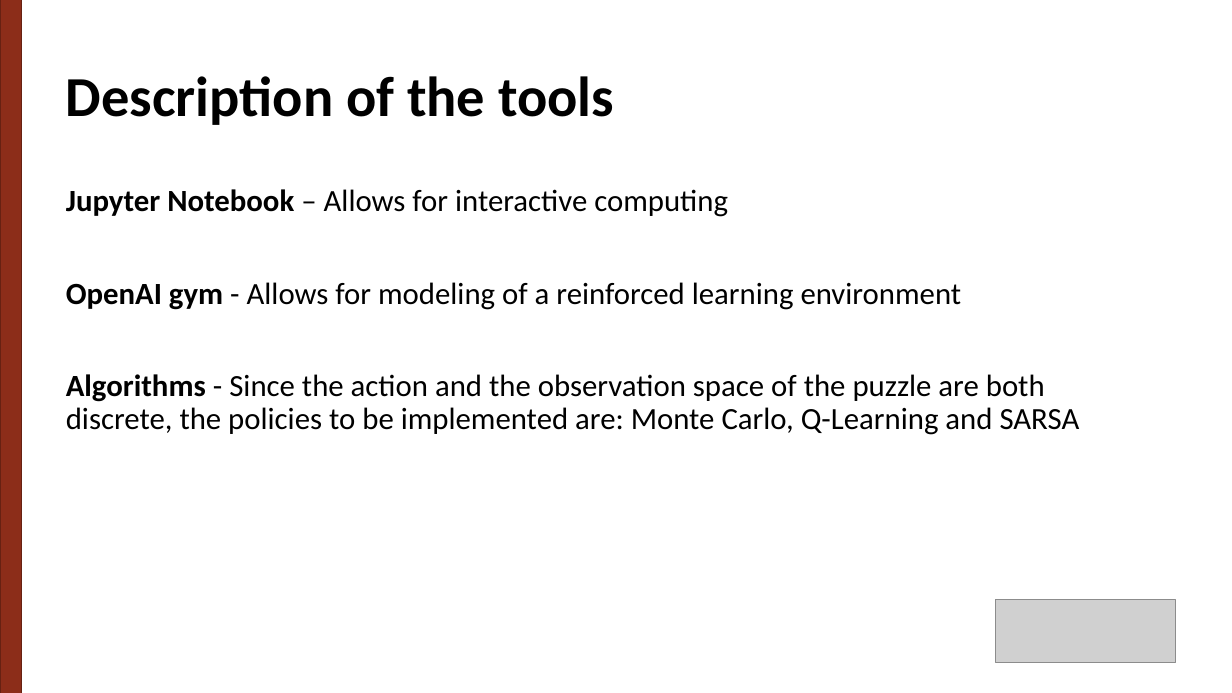
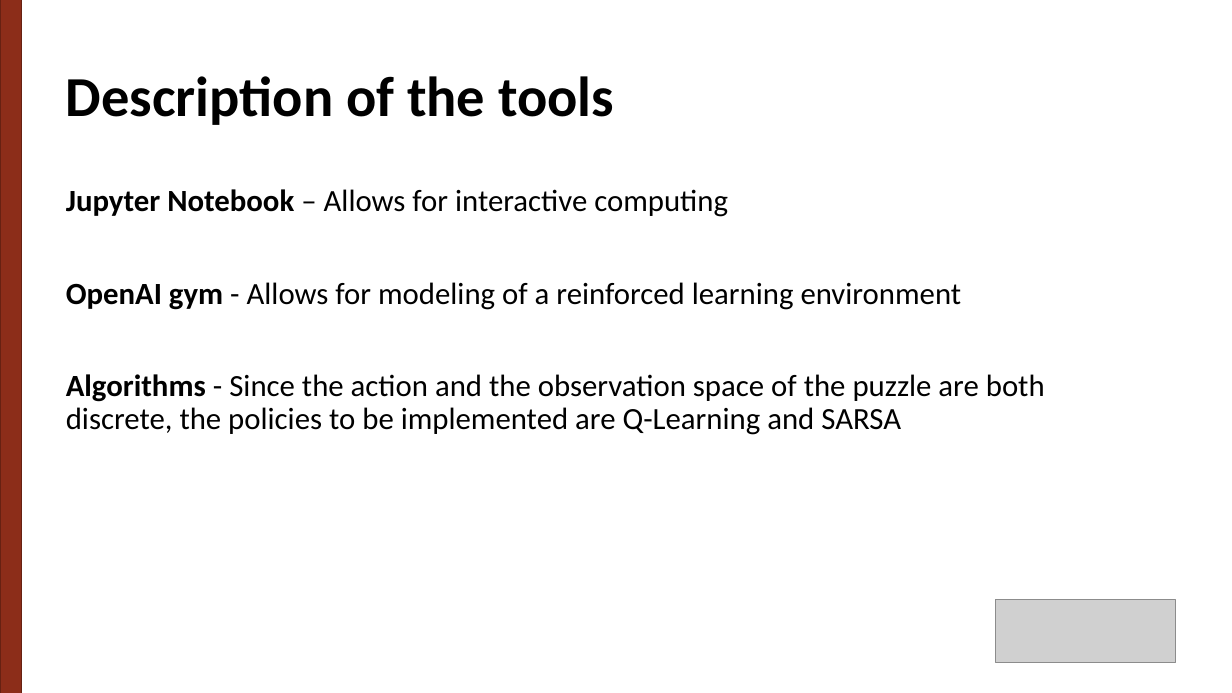
Before and after one commit to g-batalhao-a/IART, a slide deck: slide 5 of Project2/docs/Ball Sort Puzzle.pptx. Drawn at 1232x693 pixels with LibreOffice and Linux fonts; fonts in the diff are those of the drawing; grey boxes stand for pictures. Boxes give left, top, right and bottom in pixels: in the first picture for what was removed or moved away, otherwise in the second. Text is boxed around its words. In the diff, an @@ line names an element or a change of style, - is before the commit and + after.

```diff
--- a/Project2/docs/Ball Sort Puzzle.pptx
+++ b/Project2/docs/Ball Sort Puzzle.pptx
@@ text at box(66, 374, 1045, 435): text changed @@
-Algorithms - Since the action and the observation space of the puzzle are both discrete, the policies to be implemented are: Monte Carlo, Q-Learning and SARSA
+Algorithms - Since the action and the observation space of the puzzle are both discrete, the policies to be implemented are Q-Learning and SARSA
```
Also in this commit, not shown: 1 other slide changed, 5 slides added, 3 other files.
